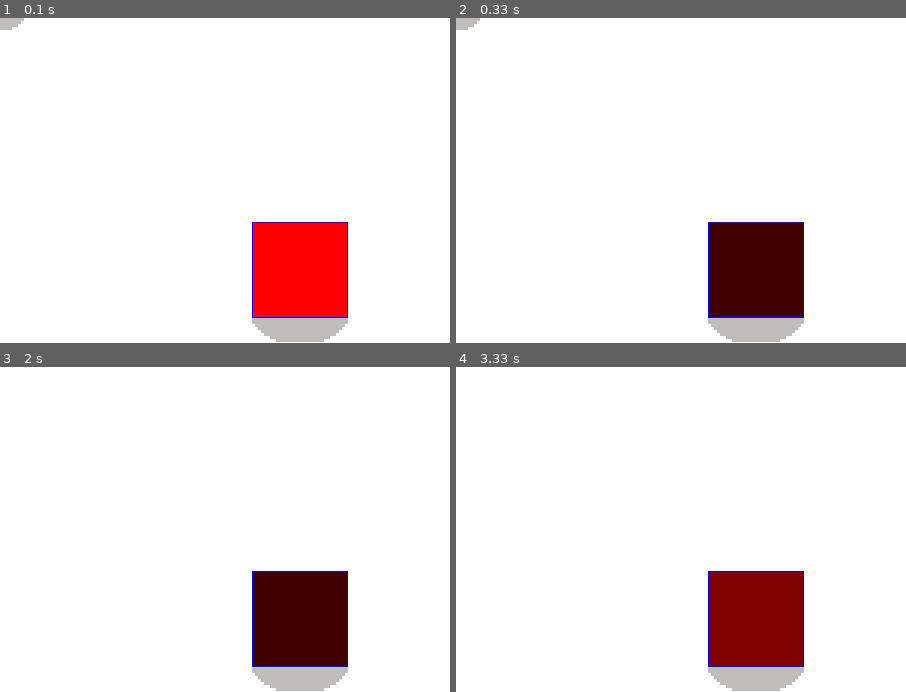
Above: before the commit, frames 1-4 (two rows, left to right).
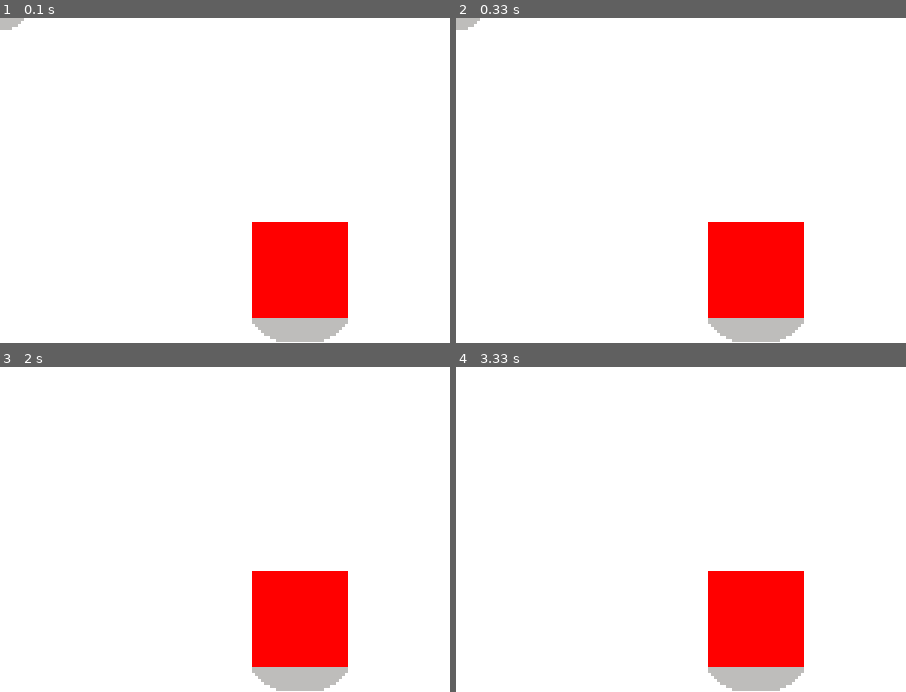
Above: after the commit, the same moments.

Repository: shaurya-sharma-dev/pygame-topdownengine
Game: pygame game, started from examples/basic_usage.py
Same seed, same stepped clock (60 frames per second), same inputs: the game is played once before the commit and once after it.
Inputs:
- Up to frame 1 (0.1 s): no input
- Up to frame 2 (0.33 s): no input
- Up to frame 3 (2 s): hold D 0.33-0.8 s; hold W 0.83-1.13 s
- Up to frame 4 (3.33 s): no input
The pictures show only the part of the screen within x 0-50%, y 0-50%; the shares and areas given below are measured in that part.

The runs differ from the first frame. In frame 1, 0.3% of the frame differs, in the area x 56-78%, y 62-93%; in frame 2, 6.3%; in frame 3, 6.3%; in frame 4, 6.3%.

Commit message:
Remove flashing from the basic usage example EnvObject and comment debug rendering.

Diff:
--- a/examples/basic_usage.py
+++ b/examples/basic_usage.py
@@ -34,27 +34,33 @@
 # Rescale GameObjects to have a SCALE of 3 (this makes them more visible)
 tde.GameObject.set_scale(3, game)
 
+# GameObj automatically generates a four frame "flashing animation."
+# In order to disable it, this line of code makes it use only the first frame,
+# which is solid red.
+env_obj.animations = {'idle': [env_obj.animations['idle'][0]]}
+
 # You can add subpixel rendering by uncommenting the below line of code
 # tde.GameObject.SUBPIXEL = True
 
-original_draw = game.render
-def new_render():
-    original_draw()
-    pg.draw.rect(
-        game.screen,
-        (0, 0, 255),
-        scale_rect(mobile_obj.hitboxes[0], mobile_obj.SCALE),
-        1
-    )
-    pg.draw.rect(
-        game.screen,
-        (0, 0, 255),
-        scale_rect(env_obj.hitboxes[0], env_obj.SCALE),
-        1
-    )
-    pg.display.flip()
+# Debug Rendering
+# original_draw = game.render
+# def new_render():
+#     original_draw()
+#     pg.draw.rect(
+#         game.screen,
+#         (0, 0, 255),
+#         scale_rect(mobile_obj.hitboxes[0], mobile_obj.SCALE),
+#         1
+#     )
+#     pg.draw.rect(
+#         game.screen,
+#         (0, 0, 255),
+#         scale_rect(env_obj.hitboxes[0], env_obj.SCALE),
+#         1
+#     )
+#     pg.display.flip()
 
-game.render = new_render
+# game.render = new_render
 
 # Run the game
 game.run()
